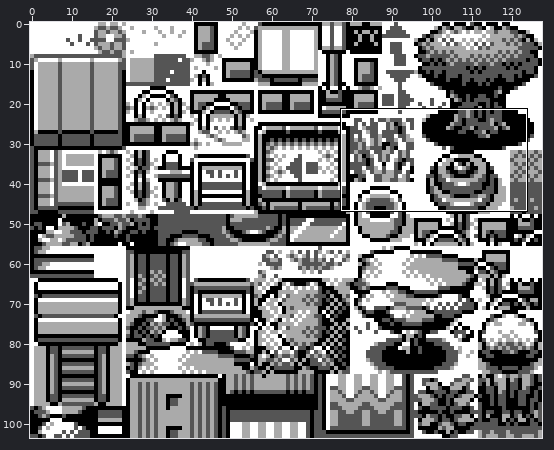
Sprite sheet -- gfx/tilesets/park.png. The first picture is a wide view before the edit; the outline marks the close-up.
Close-up. Before the commit:
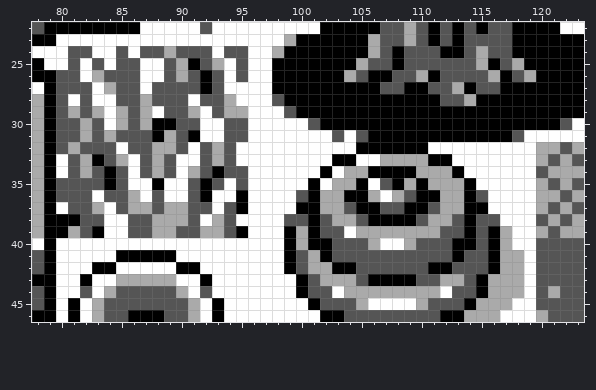
The file is 128x104 pixels. Shown: x 78..123, y 22..46. The commit also changed other parts of the picture, which this record leaves out.
The same view after the edit:
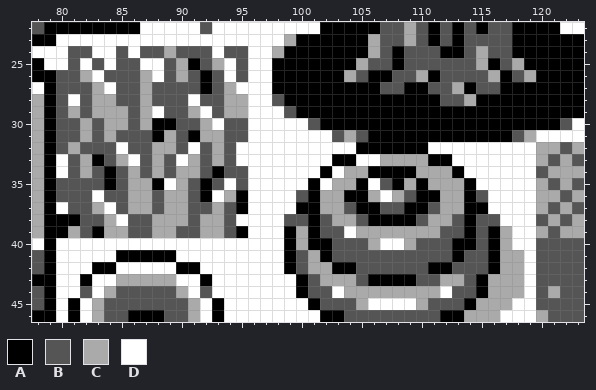
Palette (. is transparent): A #000000  B #555555  C #aaaaaa  D #ffffff
Diff:
y 26: x 82..83 DC -> CD; x 87 D -> C
y 27: x 83..84 DC -> CD; x 87 D -> C; x 94 D -> C
y 28: x 83..84 DD -> CC; x 95 D -> C
y 29: x 84 D -> C
y 30: x 84 D -> C; x 92 D -> C
y 31: x 92..93 DD -> CC; x 104 D -> C; x 119 D -> C
y 33: x 91 D -> C
y 34: x 86 D -> C; x 90 D -> C
y 35: x 86..87 DD -> CC; x 90 D -> C
y 36: x 87 D -> C; x 89..90 DD -> CC; x 94 D -> C
y 37: x 93 D -> C
y 38: x 84 D -> C; x 92 D -> C
y 39: x 84..85 DD -> CC
Where, in picture pixels (left, top, right, bottom), the same in both close-ups:
changed: (80, 70, 248, 238)
changed: (344, 130, 356, 142)
changed: (524, 130, 536, 142)
